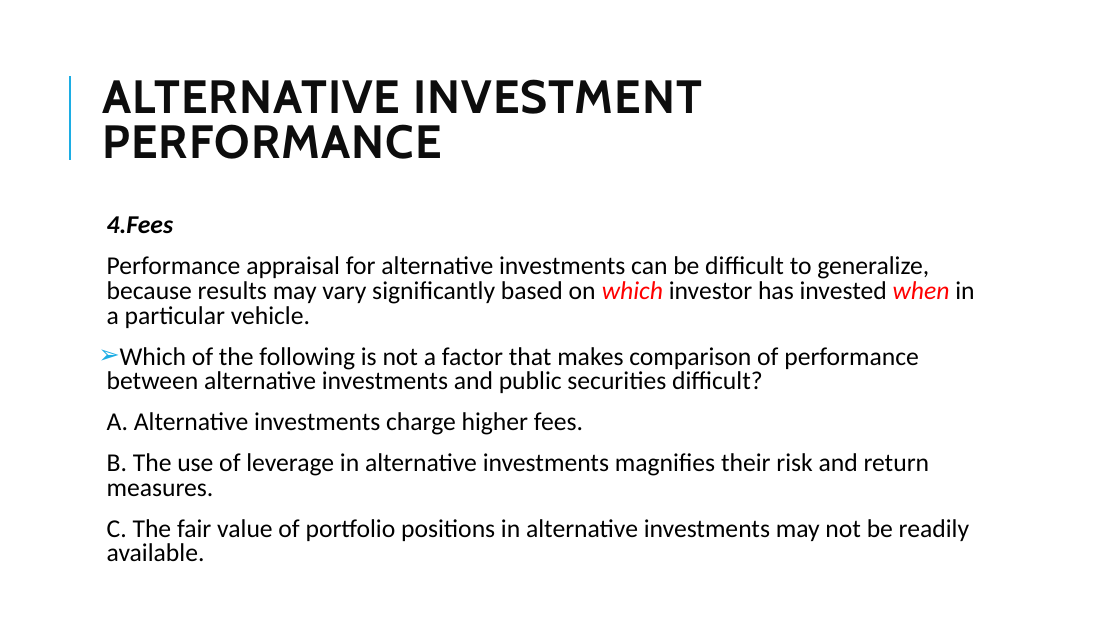
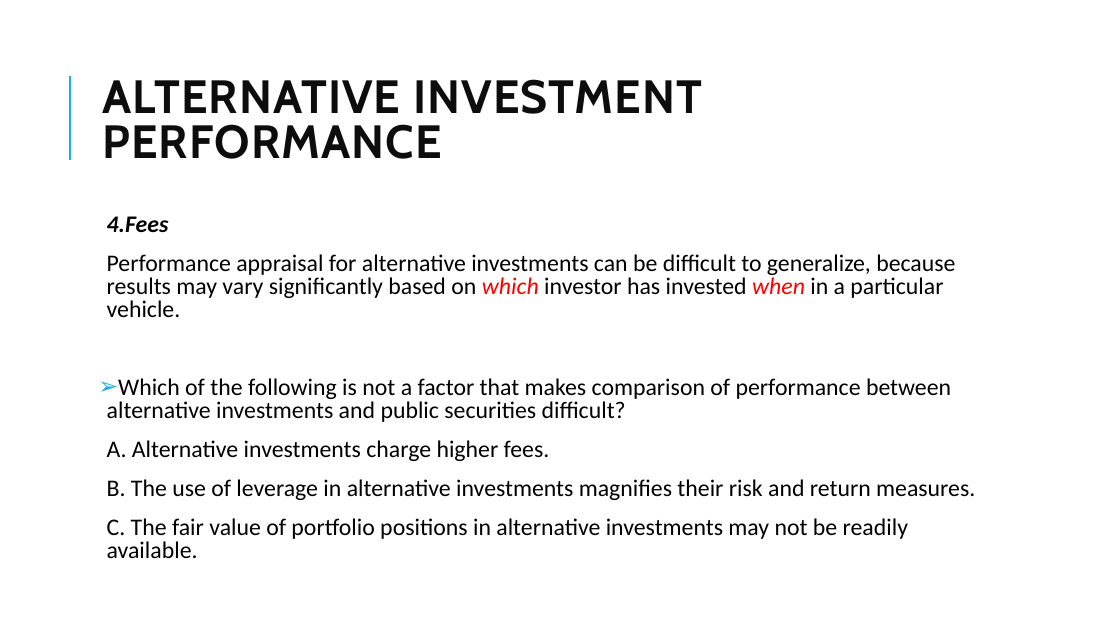
Before and after one commit to Isco0530/data, a slide deck: slide 30 of 2024Alternative.pptx. Drawn at 1120x630 pixels with LibreOffice and Linux fonts; fonts in the diff are those of the drawing. Boxes give left, top, right and bottom in pixels: in the first picture for what was removed or moved away, otherwise in the second. Text is boxed around its words. In the diff, an @@ line names an element or a change of style, - is before the commit and + after.

```diff
--- a/2024Alternative.pptx
+++ b/2024Alternative.pptx
@@ text "4.Fees" at (107, 216, 975, 558): size 22 to 20.4 pt @@
```
Also in this commit, not shown: 11 slides added.
